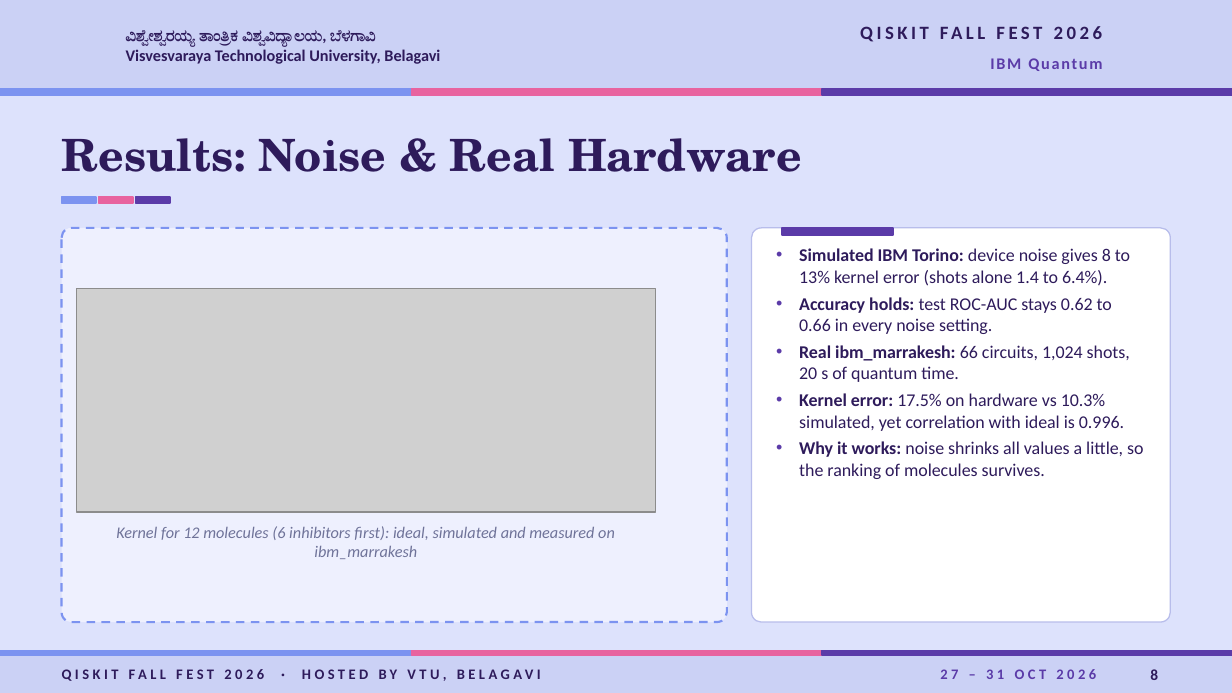
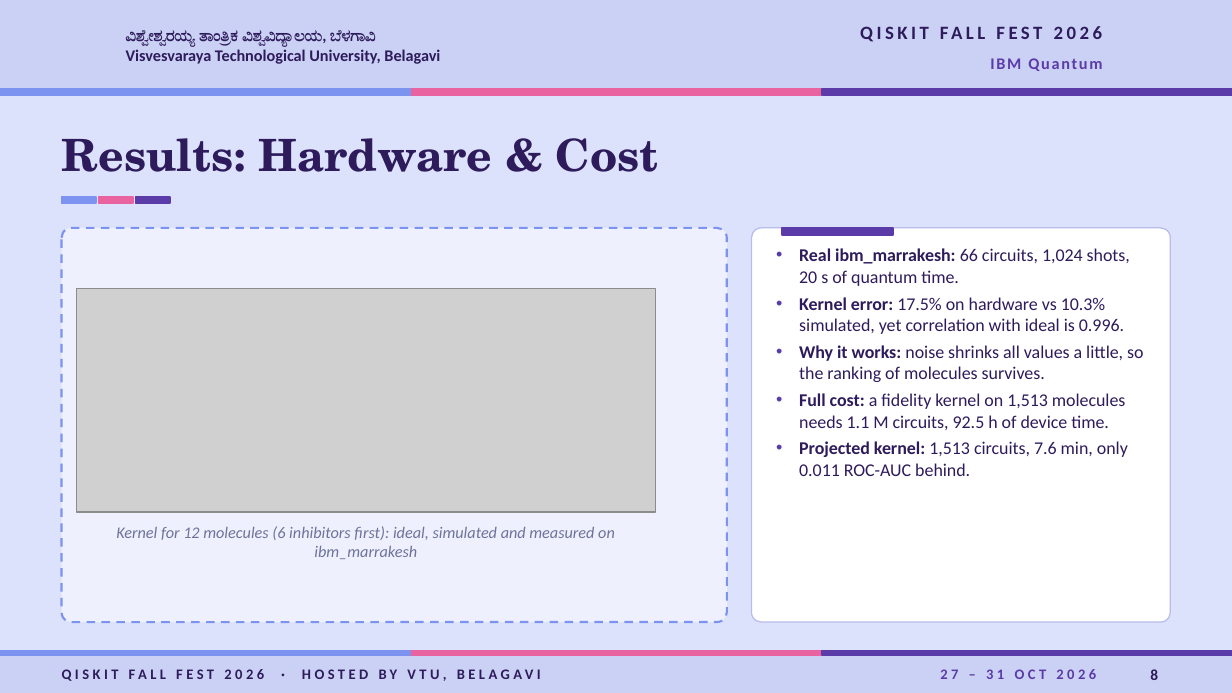
Before and after one commit to shubhodeepcx/QuDock, a slide deck: slide 8 of docs/VTU-QFF-HC-0140.pptx. Drawn at 1232x693 pixels with LibreOffice and Linux fonts; fonts in the diff are those of the drawing; grey boxes stand for pictures; background and template pictures are left out. Boxes give left, top, right and bottom in pixels: in the first picture for what was removed or moved away, otherwise in the second. Text is boxed around its words. In the diff, an @@ line names an element or a change of style, - is before the commit and + after.

```diff
--- a/docs/VTU-QFF-HC-0140.pptx
+++ b/docs/VTU-QFF-HC-0140.pptx
@@ title at box(62, 138, 659, 172): text changed @@
-Results: Noise & Real Hardware
+Results: Hardware & Cost
@@ text at box(799, 248, 1130, 334): paragraphs removed @@
-• Simulated IBM Torino: device noise gives 8 to 13% kernel error (shots alone 1.4 to 6.4%).
-• Accuracy holds: test ROC-AUC stays 0.62 to 0.66 in every noise setting.
@@ text at box(799, 393, 1128, 476): paragraphs added @@
+• Full cost: a fidelity kernel on 1,513 molecules needs 1.1 M circuits, 92.5 h of device time.
+• Projected kernel: 1,513 circuits, 7.6 min, only 0.011 ROC-AUC behind.
```
Also in this commit, not shown: 8 other slides changed, 1 slide added, 1 other file.
